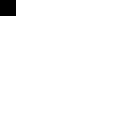
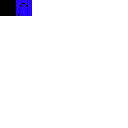
Comparing the layer stacks of the two 128 x 128 images. Changes:
painted on "Background" over 16, 0, 32, 16
